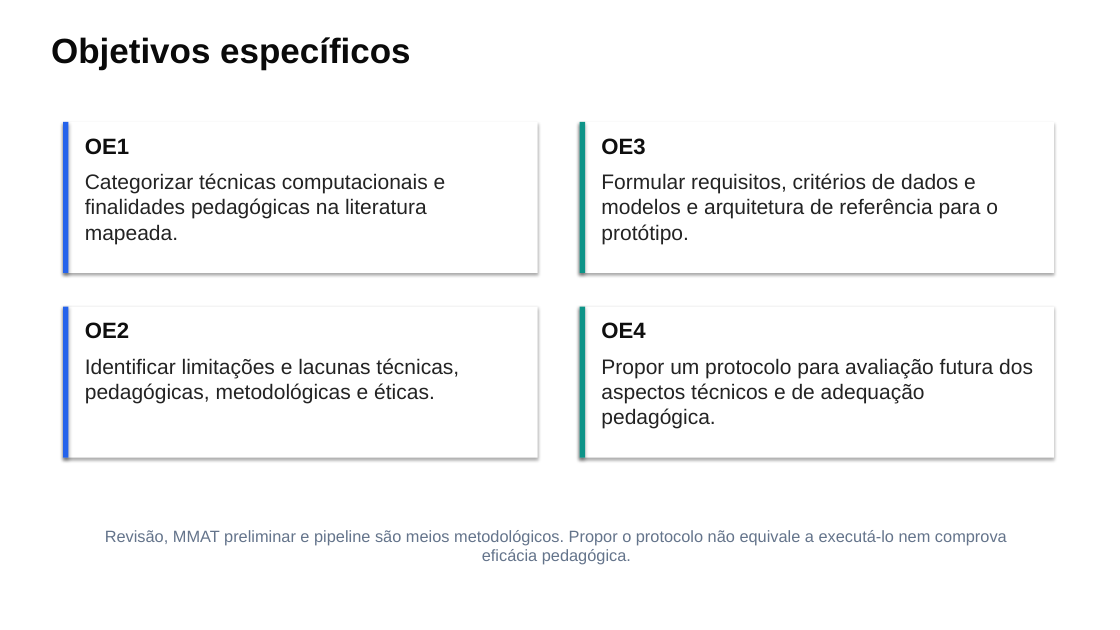
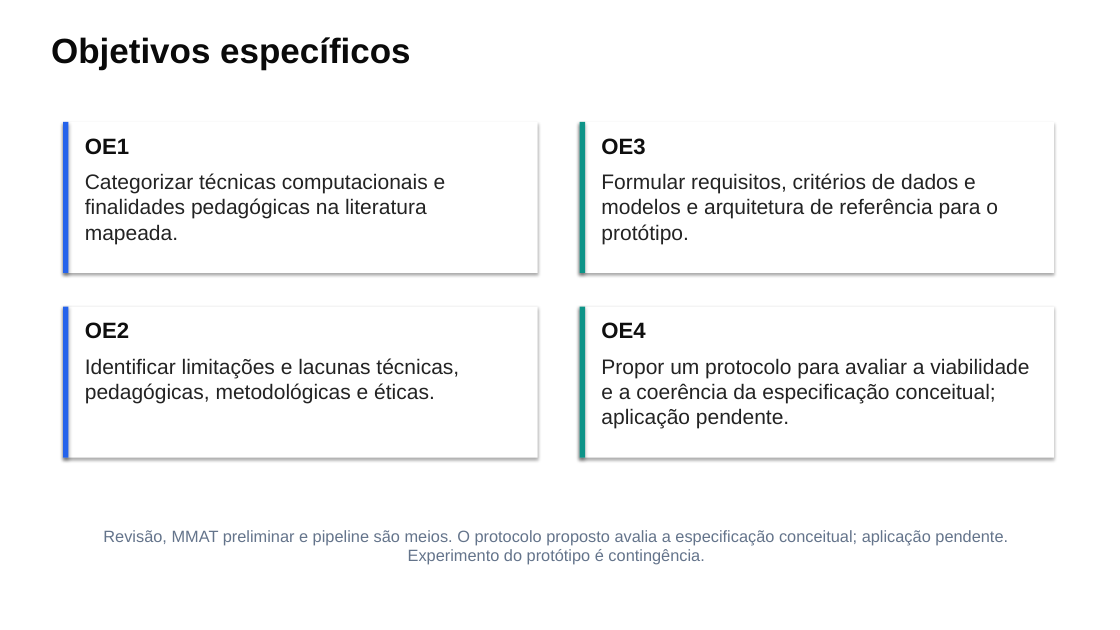
Before and after one commit to thalesfb/ccw, a slide deck: slide 4 of results/tcc/presentation/ensino_personalizado_de_matematica_tcc.pptx. Drawn at 1120x630 pixels with LibreOffice and Linux fonts; fonts in the diff are those of the drawing. Boxes give left, top, right and bottom in pixels: in the first picture for what was removed or moved away, otherwise in the second. Text is boxed around its words. In the diff, an @@ line names an element or a change of style, - is before the commit and + after.

```diff
--- a/results/tcc/presentation/ensino_personalizado_de_matematica_tcc.pptx
+++ b/results/tcc/presentation/ensino_personalizado_de_matematica_tcc.pptx
@@ text at (601,358,1029,429): text changed @@
-Propor um protocolo para avaliação futura dos aspectos técnicos e de adequação pedagógica.
+Propor um protocolo para avaliar a viabilidade e a coerência da especificação conceitual; aplicação pendente.
@@ text at (103,530,1008,565): text changed @@
-Revisão, MMAT preliminar e pipeline são meios metodológicos. Propor o protocolo não equivale a executá-lo nem comprova eficácia pedagógica.
+Revisão, MMAT preliminar e pipeline são meios. O protocolo proposto avalia a especificação conceitual; aplicação pendente. Experimento do protótipo é contingência.
```
Also in this commit, not shown: 1 other slide changed, 46 other files.
